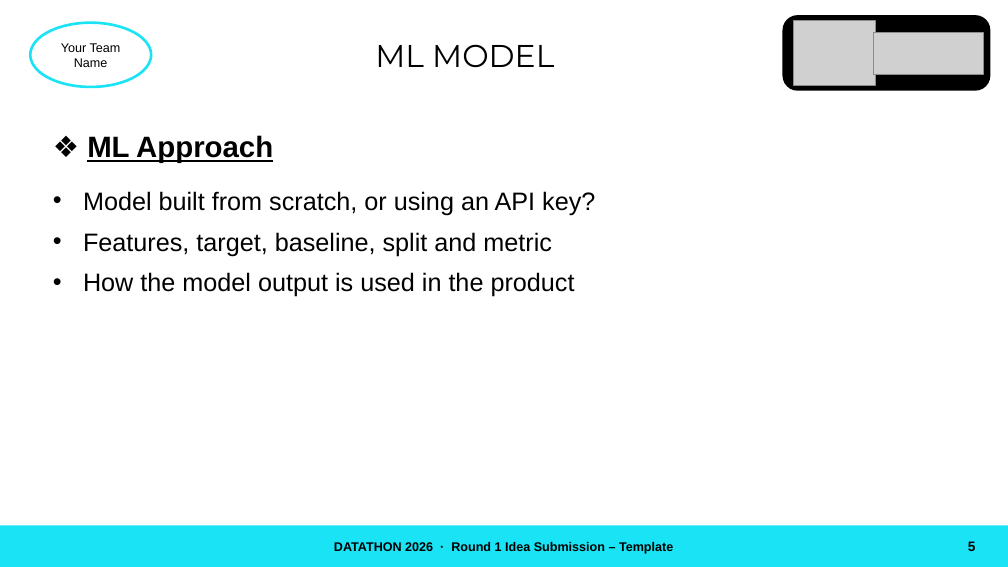
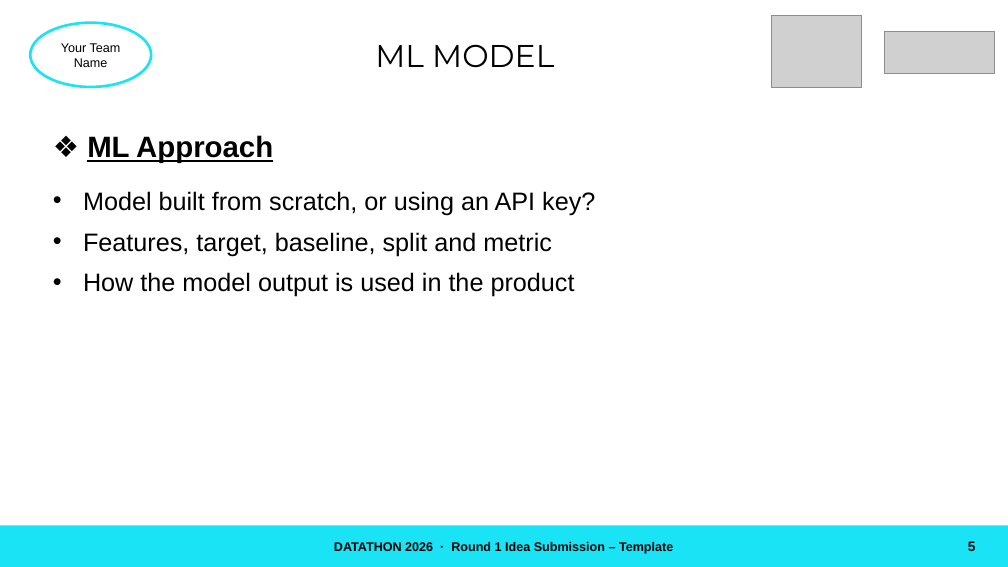
Before and after one commit to Nathan-Jamesss/DATATHON, a slide deck: slide 5 of site/downloads/DATATHON-Round1-Idea-PPT-Template.pptx. Drawn at 1008x567 pixels with LibreOffice and Linux fonts; fonts in the diff are those of the drawing; grey boxes stand for pictures. Boxes give left, top, right and bottom in pixels: in the first picture for what was removed or moved away, otherwise in the second. Text is boxed around its words. In the diff, an @@ line names an element or a change of style, - is before the commit and + after.

```diff
--- a/site/downloads/DATATHON-Round1-Idea-PPT-Template.pptx
+++ b/site/downloads/DATATHON-Round1-Idea-PPT-Template.pptx
@@ picture: place and size @@
-picture at (794, 20, 876, 85)
+picture at (771, 15, 861, 87)
@@ rounded rectangle removed at (783, 15, 991, 91) @@
@@ picture: place and size @@
-picture at (873, 33, 983, 74)
+picture at (885, 32, 994, 73)
```
Also in this commit, not shown: 7 other slides changed, 1 slide removed, 12 other files.
